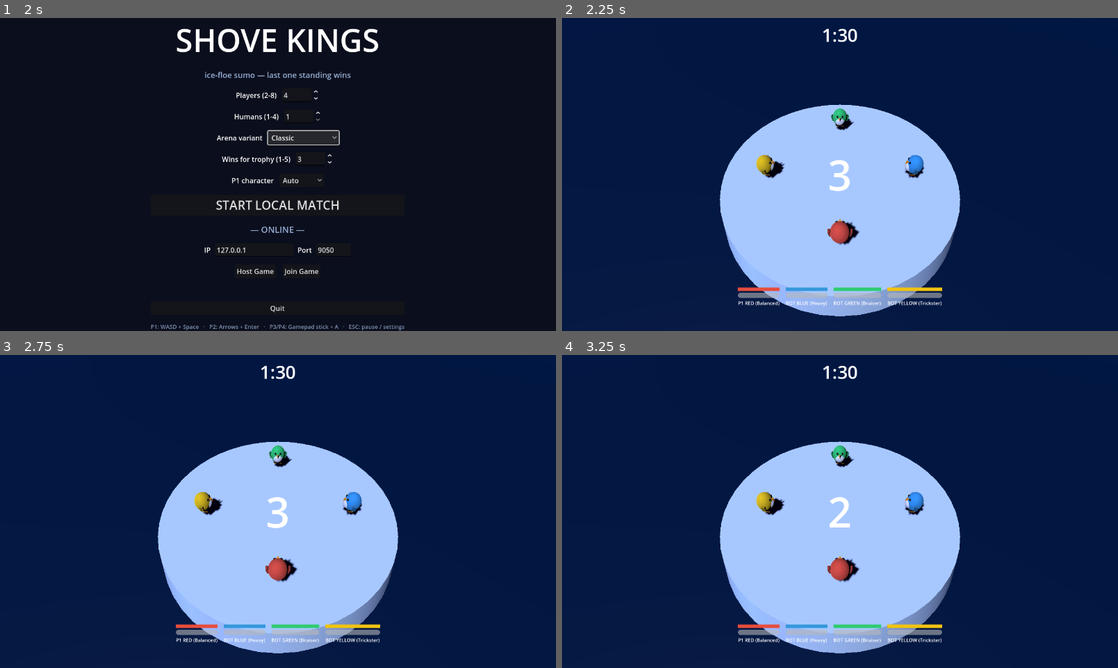
Above: before the commit, frames 1-4 (two rows, left to right).
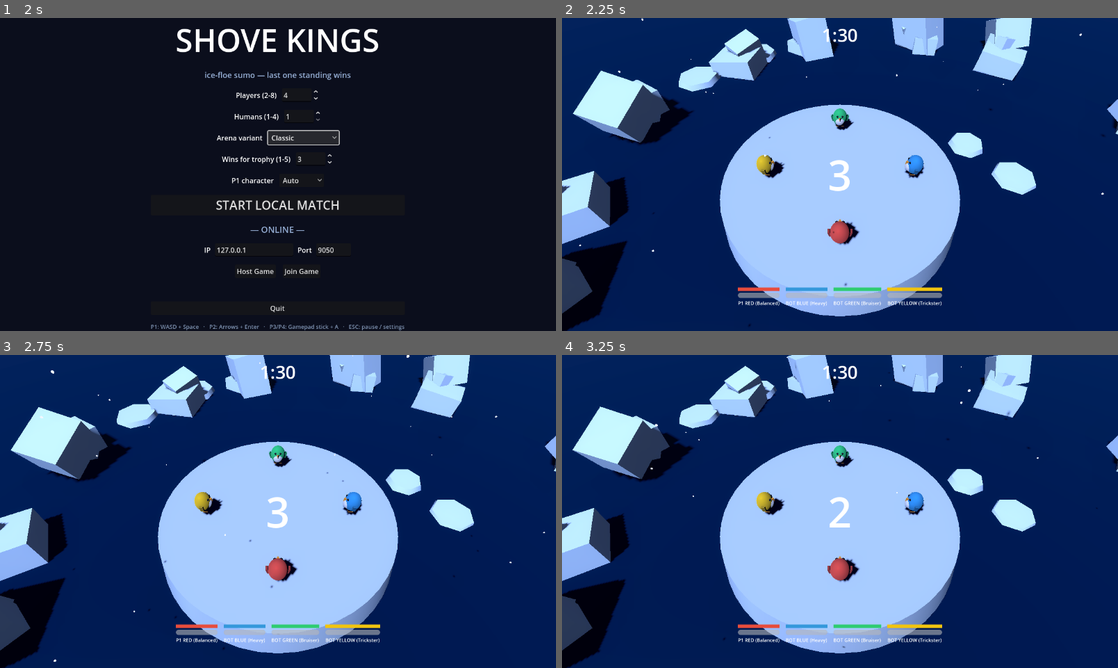
Above: after the commit, the same moments.

Repository: daniyaljavaid/Crash-Bash-2.0
Game: Godot game, scene res://scenes/main_menu.tscn
Two runs of this game, one before a commit and one after it. Both use one fixed random seed, a clock stepped at 60 frames per second and the inputs below.
Inputs:
- Up to frame 1 (2 s): click "Classic" at 0.5 s; click "Classic" at 1.25 s
- Up to frame 2 (2.25 s): click "START LOCAL MATCH" at 2 s
- Up to frame 3 (2.75 s): no input
- Up to frame 4 (3.25 s): tap Enter (p2_charge) at 2.75 s; hold D (p1_right) from 2.78 s (still down); hold Space (p1_charge) from 2.78 s (still down)

Frame 1 is identical in both runs. In frame 2, 15% of the frame differs, in the area x 0-100%, y 0-100%; in frame 3, 15%; in frame 4, 15%.

Commit message:
Add arctic surroundings: icebergs, floes, snow, moon, aurora, fog
Scenery node (presentation-only, skipped on headless servers) fills the
void around the arena: 14 jagged icebergs and 6 drifting floes placed
by golden-angle spread and bobbing on the water, gentle snowfall with
sideways drift (preprocessed so it's already falling at round start),
an unshaded moon, three swaying aurora ribbons, and depth fog + mild
glow in the arena environment. Faint emission on the ice keeps
shadow-side berg faces from reading as black voids against the night.

Co-Authored-By: Claude Fable 5 <noreply@anthropic.com>

Diff:
--- a/scenes/arena.tscn
+++ b/scenes/arena.tscn
@@ -20,6 +20,13 @@
 sky = SubResource("sky_sky")
 ambient_light_source = 3
 ambient_light_energy = 0.4
+fog_enabled = true
+fog_light_color = Color(0.12, 0.17, 0.28, 1)
+fog_density = 0.004
+fog_sky_affect = 0.15
+glow_enabled = true
+glow_intensity = 0.4
+glow_bloom = 0.1
 
 [sub_resource type="StandardMaterial3D" id="water_mat"]
 albedo_color = Color(0.04, 0.13, 0.28, 1)
--- a/scripts/arena.gd
+++ b/scripts/arena.gd
@@ -32,6 +32,10 @@
 			replica.start(Net.slot_peers.size())
 			_view = replica
 			_client_input_source = _make_client_input_source()
+	if DisplayServer.get_name() != "headless":
+		var scenery := Scenery.new()
+		add_child(scenery)
+		scenery.build(_view.arena_radius)
 	_camera_rig.setup(_view)
 	_hud.bind_sim(_view)
 	_view.player_eliminated.connect(_on_player_eliminated)
--- /dev/null
+++ b/scripts/scenery.gd
@@ -0,0 +1,154 @@
+class_name Scenery
+extends Node3D
+## Presentation-only arctic surroundings: icebergs, drifting floes, snowfall,
+## a moon, and aurora ribbons. Built from primitives, positioned
+## deterministically (golden-angle spread), animated in _process. No collision,
+## no sim impact — skipped entirely on headless servers.
+
+const GOLDEN_ANGLE := 2.399963
+
+var _bobbers: Array[Dictionary] = []   # {node, base_y, phase, spin}
+var _auroras: Array[Dictionary] = []   # {node, base_x, phase}
+var _t := 0.0
+
+
+func build(arena_radius: float) -> void:
+	var ice_mat := _flat(Color(0.72, 0.83, 0.94))
+	ice_mat.roughness = 0.2
+	# Faint self-glow so berg faces in shadow read as dark ice, not black voids.
+	ice_mat.emission_enabled = true
+	ice_mat.emission = Color(0.17, 0.22, 0.33)
+	ice_mat.emission_energy_multiplier = 1.0
+	var berg_count := 14
+	for i in berg_count:
+		var angle := i * GOLDEN_ANGLE
+		var dist := arena_radius * (1.9 + 2.6 * fposmod(i * 0.618, 1.0))
+		var pos := Vector3(sin(angle), 0.0, cos(angle)) * dist
+		pos.y = -2.3
+		_add_iceberg(i, pos, ice_mat)
+
+	for i in 6:
+		var angle := (i + 0.5) * GOLDEN_ANGLE * 1.7
+		var dist := arena_radius * (1.6 + 1.8 * fposmod(i * 0.37, 1.0))
+		var floe := MeshInstance3D.new()
+		var mesh := CylinderMesh.new()
+		mesh.top_radius = 1.2 + fposmod(i * 0.71, 1.0) * 1.6
+		mesh.bottom_radius = mesh.top_radius + 0.2
+		mesh.height = 0.5
+		mesh.radial_segments = 7 # chunky, low-poly floe look
+		floe.mesh = mesh
+		floe.material_override = ice_mat
+		floe.position = Vector3(sin(angle), 0.0, cos(angle)) * dist
+		floe.position.y = -2.35
+		add_child(floe)
+		_bobbers.append({"node": floe, "base_y": floe.position.y,
+			"phase": i * 1.3, "spin": 0.0})
+
+	_add_moon()
+	_add_aurora()
+	_add_snow(arena_radius)
+
+
+func _add_iceberg(index: int, pos: Vector3, mat: StandardMaterial3D) -> void:
+	var berg := Node3D.new()
+	berg.position = pos
+	berg.rotation.y = index * 1.7
+	# 2-3 stacked, tilted chunks read as one jagged berg.
+	var chunks := 2 + index % 2
+	for c in chunks:
+		var chunk := MeshInstance3D.new()
+		var box := BoxMesh.new()
+		var s := 1.6 + fposmod(index * 0.83 + c * 0.47, 1.0) * 2.8
+		box.size = Vector3(s, s * (0.8 + 0.5 * (c % 2)), s * 0.85)
+		chunk.mesh = box
+		chunk.material_override = mat
+		chunk.position = Vector3(c * s * 0.35 - s * 0.3, c * s * 0.28, c * s * 0.2)
+		chunk.rotation = Vector3(0.12 * c, index * 0.9 + c, 0.1 + 0.15 * c)
+		berg.add_child(chunk)
+	add_child(berg)
+	_bobbers.append({"node": berg, "base_y": pos.y,
+		"phase": index * 0.9, "spin": 0.01 + 0.02 * fposmod(index * 0.31, 1.0)})
+
+
+func _add_moon() -> void:
+	var moon := MeshInstance3D.new()
+	var mesh := SphereMesh.new()
+	mesh.radius = 9.0
+	mesh.height = 18.0
+	moon.mesh = mesh
+	var mat := StandardMaterial3D.new()
+	mat.albedo_color = Color(0.92, 0.94, 0.98)
+	mat.emission_enabled = true
+	mat.emission = Color(0.85, 0.88, 0.95)
+	mat.emission_energy_multiplier = 1.6
+	mat.shading_mode = BaseMaterial3D.SHADING_MODE_UNSHADED
+	moon.material_override = mat
+	moon.position = Vector3(-95.0, 65.0, -140.0)
+	add_child(moon)
+
+
+func _add_aurora() -> void:
+	for i in 3:
+		var ribbon := MeshInstance3D.new()
+		var mesh := PlaneMesh.new()
+		mesh.size = Vector2(120.0 + i * 30.0, 26.0)
+		mesh.orientation = PlaneMesh.FACE_Z
+		ribbon.mesh = mesh
+		var mat := StandardMaterial3D.new()
+		var tint: Color = [Color(0.2, 0.9, 0.55), Color(0.25, 0.7, 0.9), Color(0.5, 0.4, 0.9)][i]
+		mat.albedo_color = Color(tint.r, tint.g, tint.b, 0.10)
+		mat.transparency = BaseMaterial3D.TRANSPARENCY_ALPHA
+		mat.emission_enabled = true
+		mat.emission = tint
+		mat.emission_energy_multiplier = 0.7
+		mat.shading_mode = BaseMaterial3D.SHADING_MODE_UNSHADED
+		mat.cull_mode = BaseMaterial3D.CULL_DISABLED
+		ribbon.material_override = mat
+		ribbon.position = Vector3(-30.0 + i * 35.0, 55.0 + i * 9.0, -160.0 - i * 15.0)
+		ribbon.rotation = Vector3(0.15, 0.1 * i - 0.1, 0.28 - 0.18 * i)
+		add_child(ribbon)
+		_auroras.append({"node": ribbon, "base_x": ribbon.position.x, "phase": i * 2.1})
+
+
+func _add_snow(arena_radius: float) -> void:
+	var snow := CPUParticles3D.new()
+	snow.amount = 160
+	snow.lifetime = 9.0
+	snow.preprocess = 9.0 # sky is already snowing on round start
+	snow.emission_shape = CPUParticles3D.EMISSION_SHAPE_BOX
+	snow.emission_box_extents = Vector3(arena_radius * 2.6, 1.0, arena_radius * 2.6)
+	snow.direction = Vector3.DOWN
+	snow.spread = 12.0
+	snow.gravity = Vector3(0.35, -1.6, 0.0) # slow fall with sideways drift
+	snow.initial_velocity_min = 0.4
+	snow.initial_velocity_max = 1.1
+	var mesh := SphereMesh.new()
+	mesh.radius = 0.045
+	mesh.height = 0.09
+	mesh.radial_segments = 6
+	mesh.rings = 3
+	var mat := StandardMaterial3D.new()
+	mat.albedo_color = Color(0.95, 0.97, 1.0)
+	mat.shading_mode = BaseMaterial3D.SHADING_MODE_UNSHADED
+	mesh.material = mat
+	snow.mesh = mesh
+	snow.position = Vector3(0, 12.0, 0)
+	add_child(snow)
+
+
+func _flat(color: Color) -> StandardMaterial3D:
+	var mat := StandardMaterial3D.new()
+	mat.albedo_color = color
+	return mat
+
+
+func _process(delta: float) -> void:
+	_t += delta
+	for b in _bobbers:
+		var node: Node3D = b["node"]
+		node.position.y = b["base_y"] + sin(_t * 0.4 + b["phase"]) * 0.22
+		node.rotation.y += b["spin"] * delta
+	for a in _auroras:
+		var node: Node3D = a["node"]
+		node.position.x = a["base_x"] + sin(_t * 0.13 + a["phase"]) * 8.0
+		node.scale.y = 1.0 + sin(_t * 0.21 + a["phase"] * 1.7) * 0.12
Not shown, added: scripts/scenery.gd.uid
